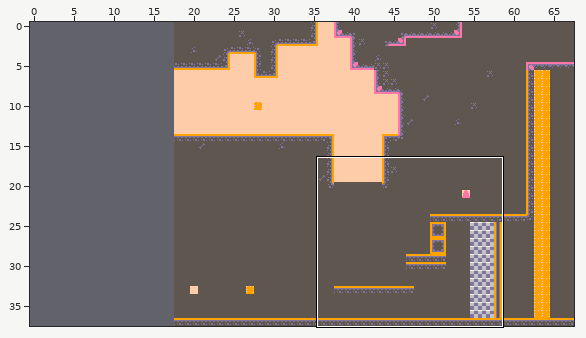
Tiled map, stored at 1-bit-jam/public/Tiled/level1 copy.tmx. Above: a wide view before the commit, with the close-up outlined.
Close-up. Before the commit:
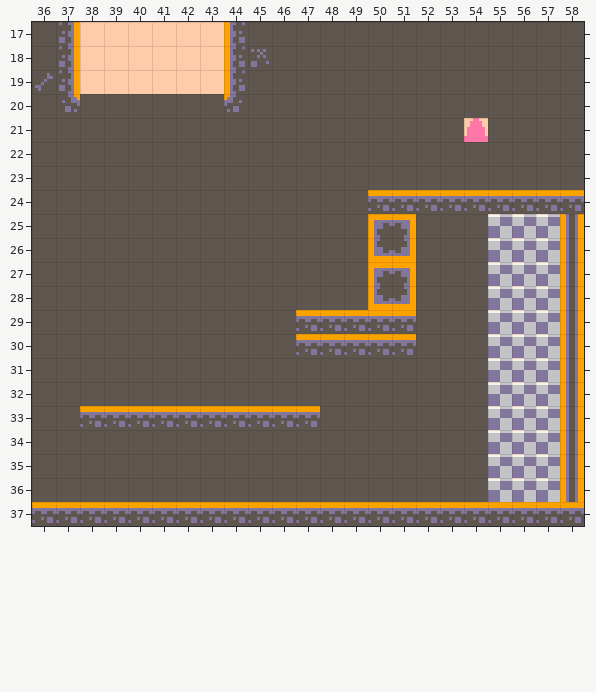
Cells are 8x8 px. Shown: x 36..58, y 17..37. The commit also changed other parts of the map, which this record leaves out. The old version is drawn lined up with the new one.
After:
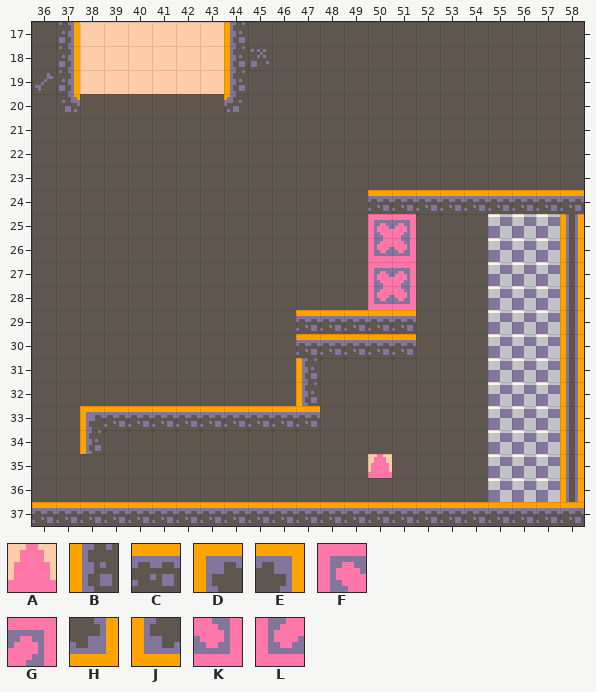
Key: from "tilemap_packed": A 8, B 20, C 34, D 63, E 64, F 70, G 70 flipped left-right, H 79, J 79 turned 90, K 86, L 86 turned 90.
_ is an empty cell.
Edits made:
map size 50x38 -> 68x38 cells (old content now starts at 18,0; both pictures use the new coordinates)
Layer "collide":
y 25: x 50..51 DE -> FG
y 26: x 50..51 JH -> LK
y 27: x 50..51 DE -> FG
y 28: x 50..51 JH -> LK
y 31..32: x 47 _ -> B
y 33: x 38 C -> D
y 34: x 38 _ -> B
Layer "spawns":
y 21: x 54 A -> _
y 35: x 50 _ -> A
Where, in picture pixels (left, top, right, bottom), the same in both close-ups:
removed: (464, 118, 488, 142)
changed: (368, 214, 416, 310)
added: (296, 358, 317, 406)
changed: (80, 412, 101, 454)
added: (368, 454, 392, 478)
